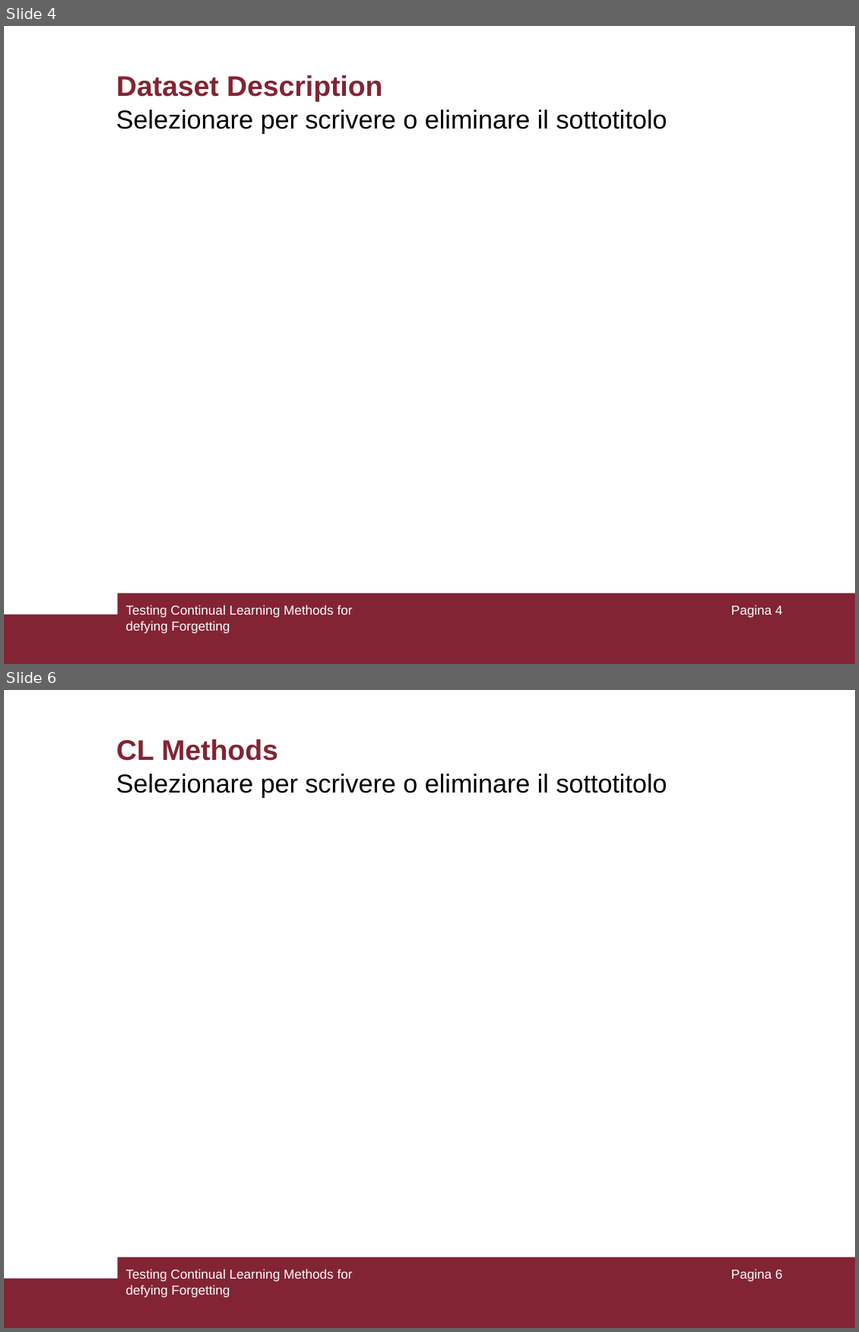
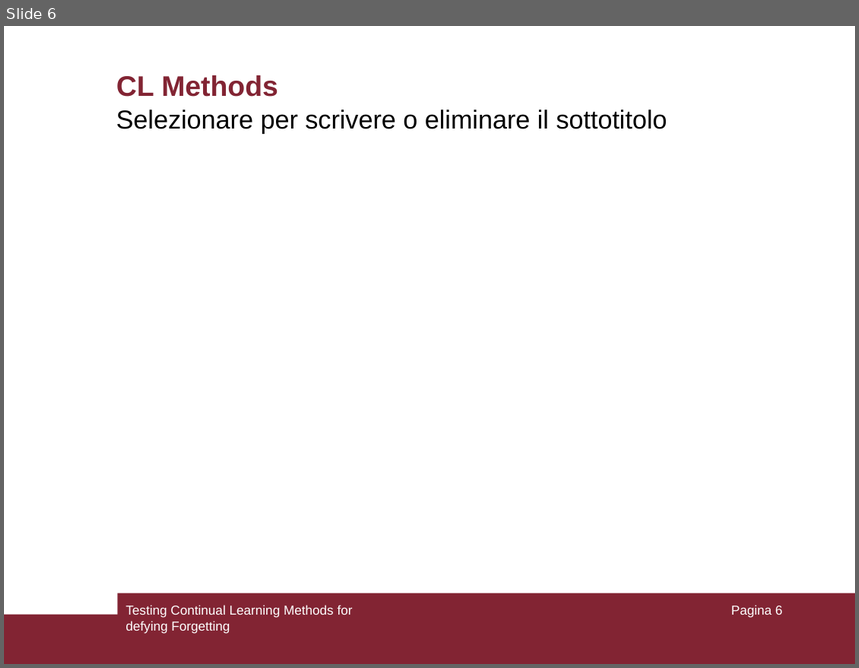
Before and after one commit to giacomotelloli/ContinualLearning, a slide deck: PresPrj.ppt. Shown one above the other, each under a label of ours: slides 4 and 6 before the commit, slide 6 after it; the slides between them are not shown. The pictures are 859x1332 and 859x668 pixels, drawn with LibreOffice and Linux fonts; fonts in the diff are those of the drawing. Boxes give left, top, right and bottom in pixels: in the first picture for what was removed or moved away, otherwise in the second. Text is boxed around its words. In the diff, an @@ line names an element or a change of style, - is before the commit and + after.

```diff
--- a/PresPrj.ppt
+++ b/PresPrj.ppt
@@ slide 4 removed at bbox=[4, 26, 855, 664], background #FFFFFF; not listed: 2 template elements that a slide beside it also shows @@
@@ title removed at bbox=[116, 75, 382, 102] @@
-Dataset Description
@@ text removed at bbox=[116, 110, 667, 133] @@
-Selezionare per scrivere o eliminare il sottotitolo
@@ text removed at bbox=[126, 605, 353, 634] @@
-Testing Continual Learning Methods for defying Forgetting
@@ page number removed at bbox=[731, 605, 783, 618] @@
-Pagina 4
```
Also in this commit, not shown: 1 slide changed, 2 slides added, 3 other slides removed, 1 other file.
